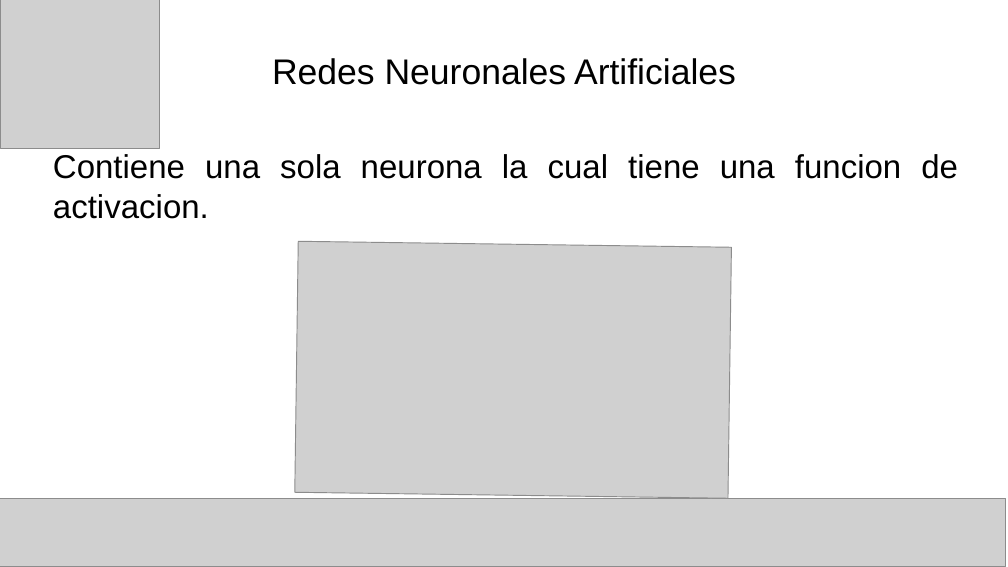
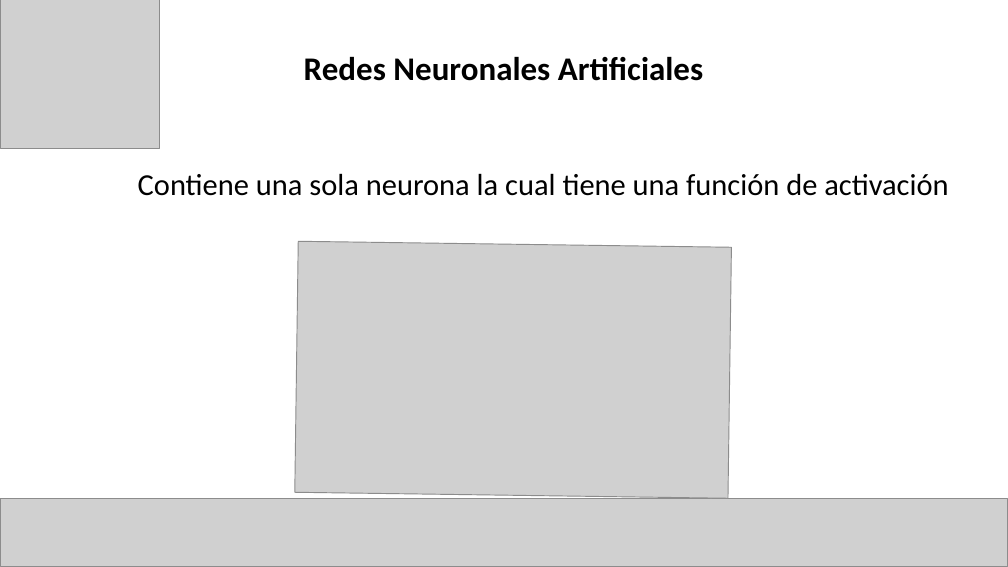
Before and after one commit to Computer-Cluster/Incremental-Learning, a slide deck: slide 8 of Aprendizaje incremental para la tarea de reconocimiento.pptx (slide 7 before the commit). Drawn at 1008x567 pixels with LibreOffice and Linux fonts; fonts in the diff are those of the drawing; grey boxes stand for pictures. Boxes give left, top, right and bottom in pixels: in the first picture for what was removed or moved away, otherwise in the second. Text is boxed around its words. In the diff, an @@ line names an element or a change of style, - is before the commit and + after.

```diff
--- a/Aprendizaje incremental para la tarea de reconocimiento.pptx
+++ b/Aprendizaje incremental para la tarea de reconocimiento.pptx
@@ title "Redes Neuronales Artificiales" at box(304, 57, 703, 81): size 28 to 26 pt, font Arial to Calibri, bold on; line spacing 1 to 0.9 @@
@@ subtitle at box(138, 173, 948, 196): text changed; size 26 to 24 pt; font Arial to Calibri @@
-Contiene una sola neurona la cual tiene una funcion de activacion.
+Contiene una sola neurona la cual tiene una función de activación
```
Also in this commit, not shown: 12 other slides changed, 2 slides added, 1 slide removed.
